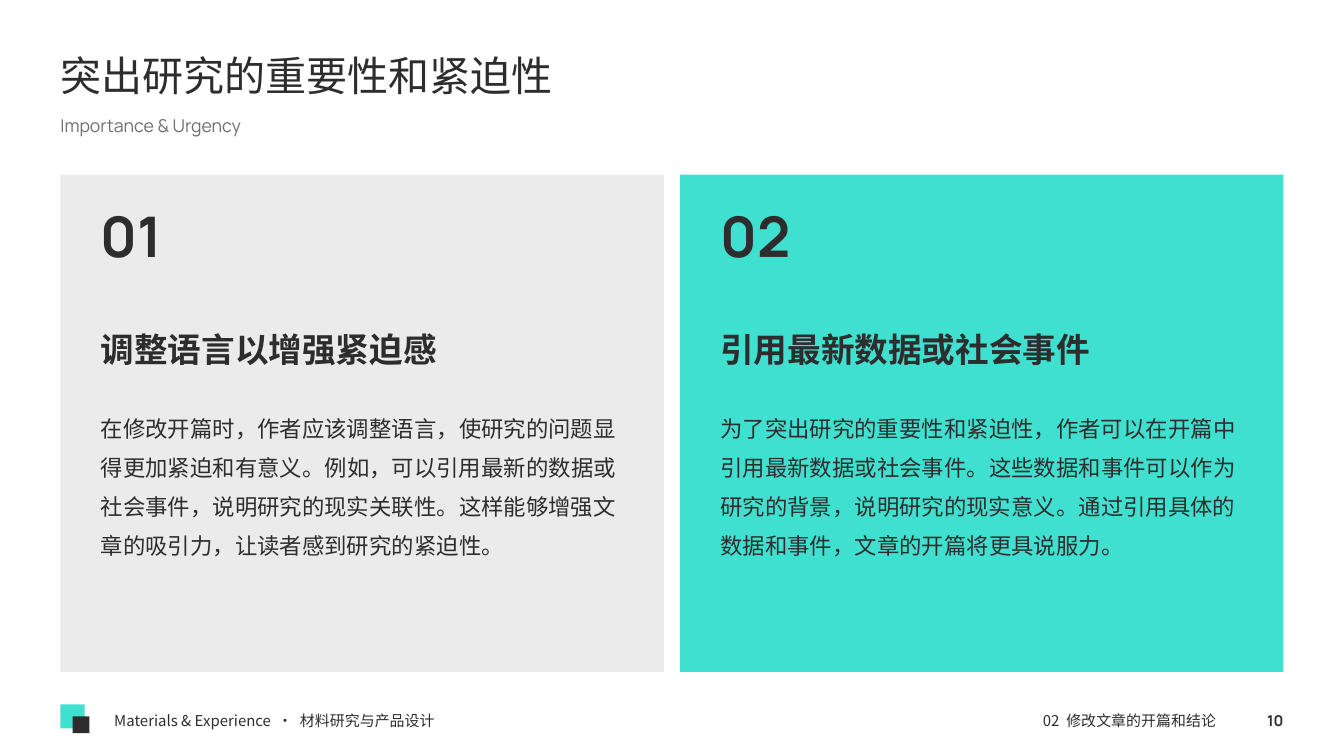
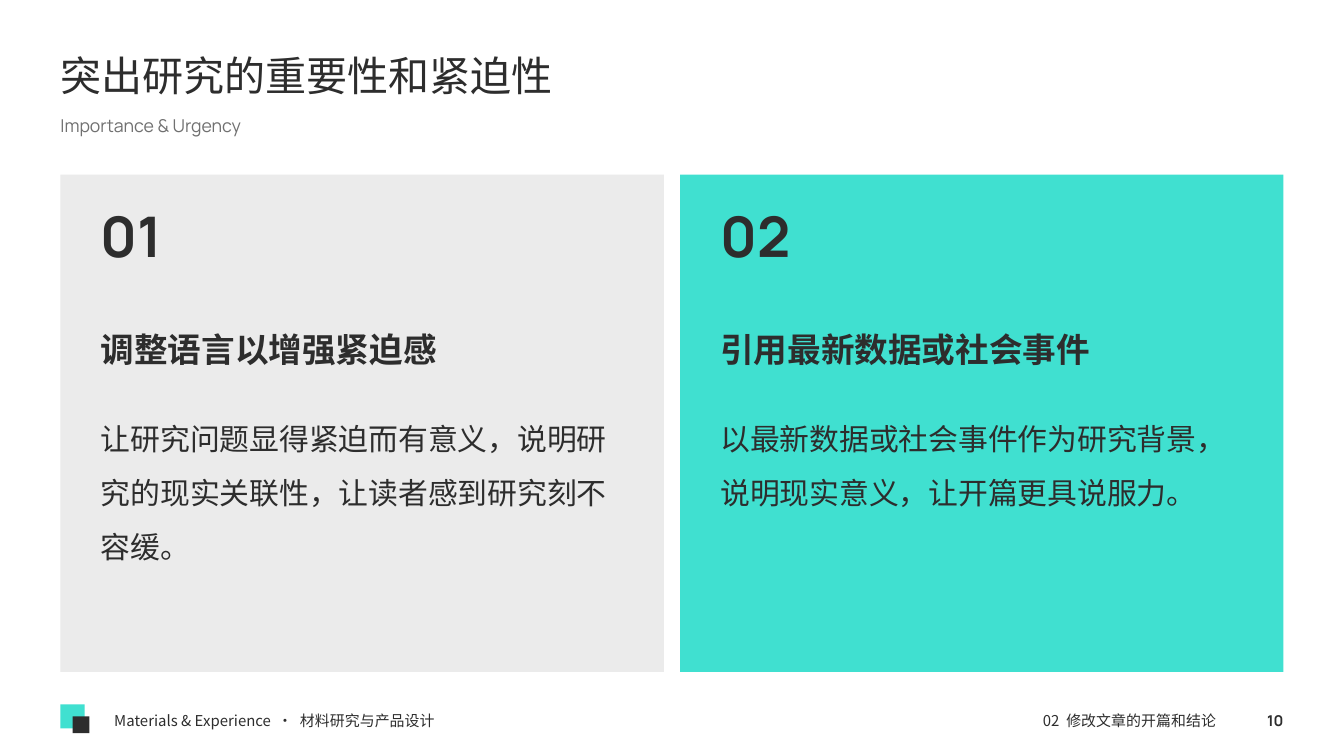
Before and after one commit to memoryzm214/Ericzm214, a slide deck: slide 10 of courses/第3课_学术论文研究背景撰写技巧.pptx. Drawn at 1344x756 pixels with LibreOffice and Linux fonts; fonts in the diff are those of the drawing. Boxes give left, top, right and bottom in pixels: in the first picture for what was removed or moved away, otherwise in the second. Text is boxed around its words. In the diff, an @@ line names an element or a change of style, - is before the commit and + after.

```diff
--- a/courses/第3课_学术论文研究背景撰写技巧.pptx
+++ b/courses/第3课_学术论文研究背景撰写技巧.pptx
@@ text at <box>101,425,607,561</box>: text changed; size 12 to 16 pt @@
-在修改开篇时，作者应该调整语言，使研究的问题显得更加紧迫和有意义。例如，可以引用最新的数据或社会事件，说明研究的现实关联性。这样能够增强文章的吸引力，让读者感到研究的紧迫性。
+让研究问题显得紧迫而有意义，说明研究的现实关联性，让读者感到研究刻不容缓。
@@ text at <box>720,425,1226,507</box>: text changed; size 12 to 16 pt @@
-为了突出研究的重要性和紧迫性，作者可以在开篇中引用最新数据或社会事件。这些数据和事件可以作为研究的背景，说明研究的现实意义。通过引用具体的数据和事件，文章的开篇将更具说服力。
+以最新数据或社会事件作为研究背景，说明现实意义，让开篇更具说服力。
```
Also in this commit, not shown: 20 other slides changed.
